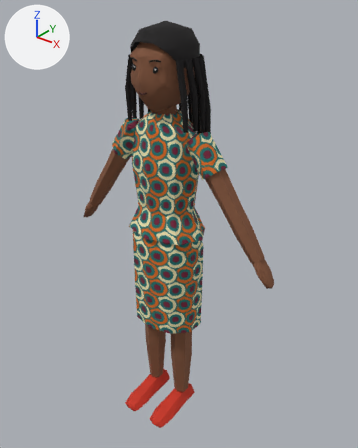
An edit to the glTF model apps/client/public/assets/shared/chr/chr_zainab.glb, drawn before and after from the same camera.
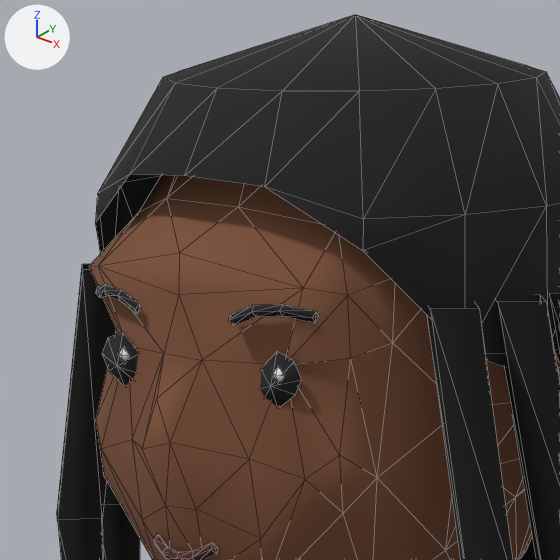
Each version is shown whole from a 50 mm camera at (1.19, -1.397, 0.981) aimed at (0.023, 0.061, 0.077), then close up on the part from 33% to 54% of the width and 4% to 21% of the height. Arrows for +X, +Y and +Z are at upper left; the lights stay in place. The older version's two pictures come first. The close-ups show mesh edges as thin lines. Vertices at exactly the same position are counted once.

Names of what the first close-up shows: 'body'.
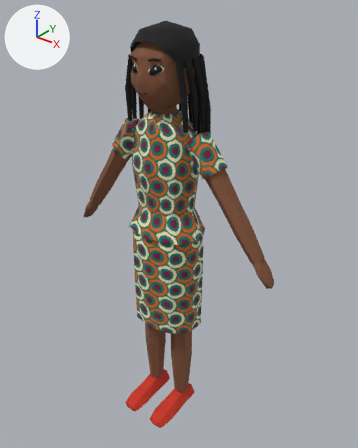
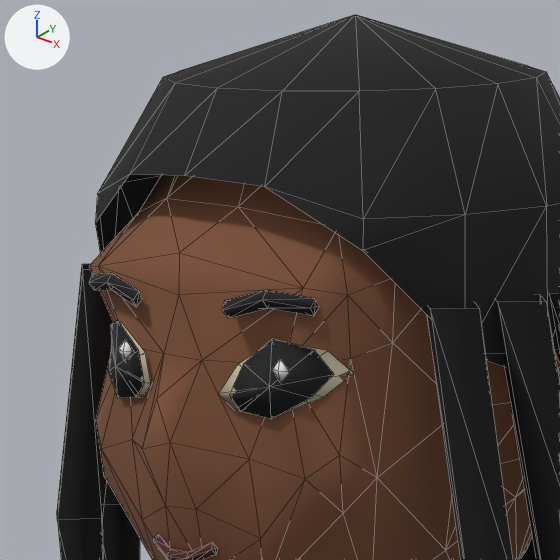
Where the change shows, as pixel boxes [x1, y1, x2, y2] in the close-ups (560 x 560 px; the box of a moved part takes in the faces that stretch with it):
part 1 of me_body, moved or reshaped: before [95, 284, 318, 560]; after [89, 273, 353, 560]

Diff of the bpy script that builds the scene:
```diff
--- a/apps/client/public/assets/shared/chr/chr_zainab.glb.py
+++ b/apps/client/public/assets/shared/chr/chr_zainab.glb.py
@@ me_body @@
 # used by ob_body; location = (0.0, 0.0, 0.0)
-me_body.from_pydata(...)  # 821 vertices, 1356 faces; spans x -0.5..0.5, y -0.19..0.19, z -0.84..0.87
+me_body.from_pydata(...)  # 829 vertices, 1364 faces; spans x -0.5..0.5, y -0.19..0.19, z -0.84..0.87
+# me_body part 1
+# 43 vertices are removed from x -0.07..0.07, y -0.12..-0.09, z 0.63..0.75
+# 138 faces are deleted
+# 10 vertices move within x -0.05..0.05, y -0.11..-0.1, z 0.72..0.75
+# 51 vertices are added at x -0.08..0.08, y -0.12..-0.08, z 0.63..0.76
+# 146 new faces join them, mat_body
 me_body.materials.append(mat_body)
```
